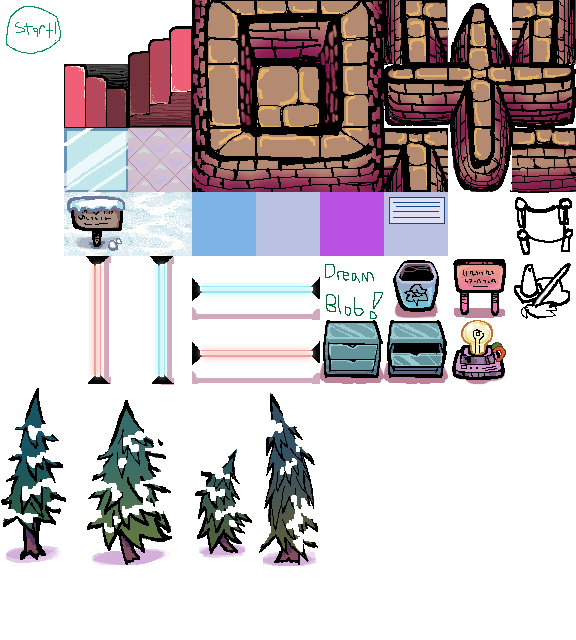
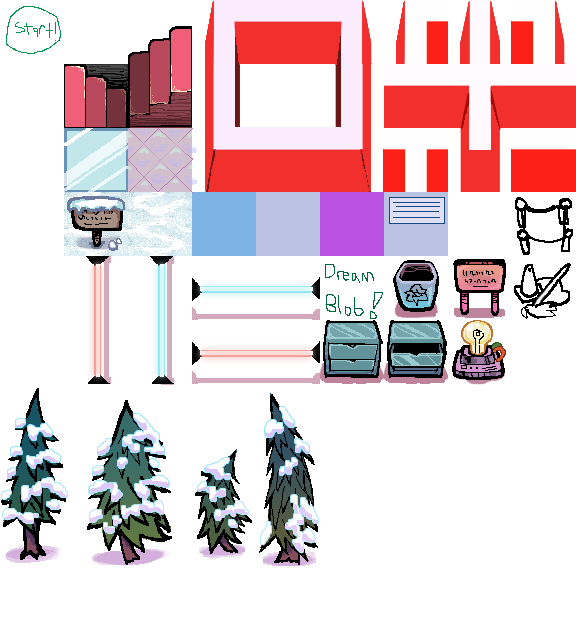
Layered file, before and after one edit (576×640). Changes by layer:
added layer "Layer 58" in group "floor" over left=383, top=0, right=576, bottom=192
added layer "Layer 57" in group "floor" over left=205, top=0, right=576, bottom=192
hid group "floor cross" (7 layers), opacity 100% → 53% over left=343, top=0, right=576, bottom=193
hid group "floor donut" (2 layers), opacity 100% → 38% over left=192, top=0, right=435, bottom=192
painted on "Layer 54" over left=4, top=417, right=318, bottom=552
